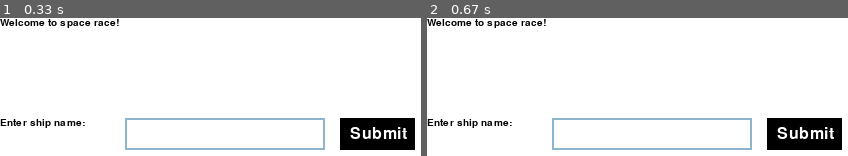
Above: before the commit, frames 1-2 (left to right).
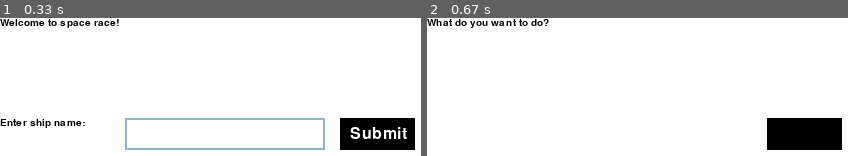
Above: after the commit, the same moments.

Repository: XanderG2/Space-race-pygame
Game: pygame game, started from main.py
Same seed, same stepped clock (60 frames per second), same inputs: the game is played once before the commit and once after it.
Inputs:
- Up to frame 1 (0.33 s): no input
- Up to frame 2 (0.67 s): click "Submit" at 0.38 s

Frame 1 is identical in both runs. In frame 2, 3.6% of the frame differs, in the area x 0-97%, y 0-96%.

Commit message:
i give up lol
not doing this i cant do this with zack shouting at his friends next to me

Diff:
--- a/main.py
+++ b/main.py
@@ -310,6 +310,25 @@
     pygame.display.flip()
     pygame.display.update()
 
+def draw_window2(texts, buttons):
+    WIN.fill(WHITE)
+    for key in texts.keys():
+        x, y = texts[key][0], texts[key][1]
+        text = FONT.render(key, 1, BLACK)
+        WIN.blit(text, (x,y))
+    for key, value in buttons.items():
+        button_rect = value["button_rect"]
+        button_color = value["button_color"]
+        button_text = value["button_text"]
+        button_font = value["button_font"]
+        button_text_surface = button_font.render(button_text, True, pygame.Color('white'))
+        text_x = button_rect.x + 10  # Adjust the value as needed
+        text_y = button_rect.y + 10  # Adjust the value as needed
+        WIN.blit(button_text_surface, (text_x, text_y))
+        pygame.draw.rect(WIN, button_color, button_rect)
+    pygame.display.flip()
+    pygame.display.update()
+
 def main():
     input_box = pygame.Rect(125, 100, 200, 32)
     color_inactive = pygame.Color('lightskyblue3')
@@ -355,13 +374,13 @@
                     else:
                         active = False
                     if button_rect.collidepoint(event.pos):
-                        stage += 1
+                        stage = 2
                         upgrades["Name"] = name
                     color = color_active if active else color_inactive
                 if event.type == pygame.KEYDOWN:
                     if active:
                         if event.key == pygame.K_RETURN:
-                            stage += 1
+                            stage = 2
                             upgrades["Name"] = name
                         elif event.key == pygame.K_BACKSPACE:
                             name = name[:-1]
@@ -372,9 +391,49 @@
 
             draw_window1({"Welcome to space race!": [0,0], "Enter ship name: ": [0, 100]}, text_surface, input_box, color, button_rect, button_color, button_text_surface)
         elif stage == 2:
-            print(upgrades)
-            ''' #do later: convert to pygame code
-            print(f"Do you want to 1. upgrade {shipname} or 2. launch it? or 3. see inventory or 4. research or 5. save and quit or 6. load")
+            buttons = {
+                1: {
+                    "button_rect": pygame.Rect(340, 100, 75, 32),
+                    "button_color": pygame.Color("black"),
+                    "button_text": f"Upgrade {upgrades['Name']}",
+                    "button_font": pygame.font.Font(None, 24)
+                },
+                2: {
+                    "button_rect": pygame.Rect(340, 100, 75, 32),
+                    "button_color": pygame.Color("black"),
+                    "button_text": "Launch",
+                    "button_font": pygame.font.Font(None, 24)
+                },
+                3: {
+                    "button_rect": pygame.Rect(340, 100, 75, 32),
+                    "button_color": pygame.Color("black"),
+                    "button_text": "See inventory",
+                    "button_font": pygame.font.Font(None, 24)
+                },
+                4: {
+                    "button_rect": pygame.Rect(340, 100, 75, 32),
+                    "button_color": pygame.Color("black"),
+                    "button_text": "Research",
+                    "button_font": pygame.font.Font(None, 24)
+                },
+                5: {
+                    "button_rect": pygame.Rect(340, 100, 75, 32),
+                    "button_color": pygame.Color("black"),
+                    "button_text": "Save and quit",
+                    "button_font": pygame.font.Font(None, 24)
+                },
+                6: {
+                    "button_rect": pygame.Rect(340, 100, 75, 32),
+                    "button_color": pygame.Color("black"),
+                    "button_text": "Load",
+                    "button_font": pygame.font.Font(None, 24)
+                }
+            }
+            for event in pygame.event.get():
+                if event.type == pygame.QUIT:
+                    running = False
+                    pygame.quit()
+            '''
             option = input("> ")
             if option == "1":
                 upgradef()
@@ -389,5 +448,6 @@
             elif option == "6":
                 loadprep()
             '''
+            draw_window2({"What do you want to do?": [0,0]}, buttons)
 if __name__ == "__main__":
     main()
